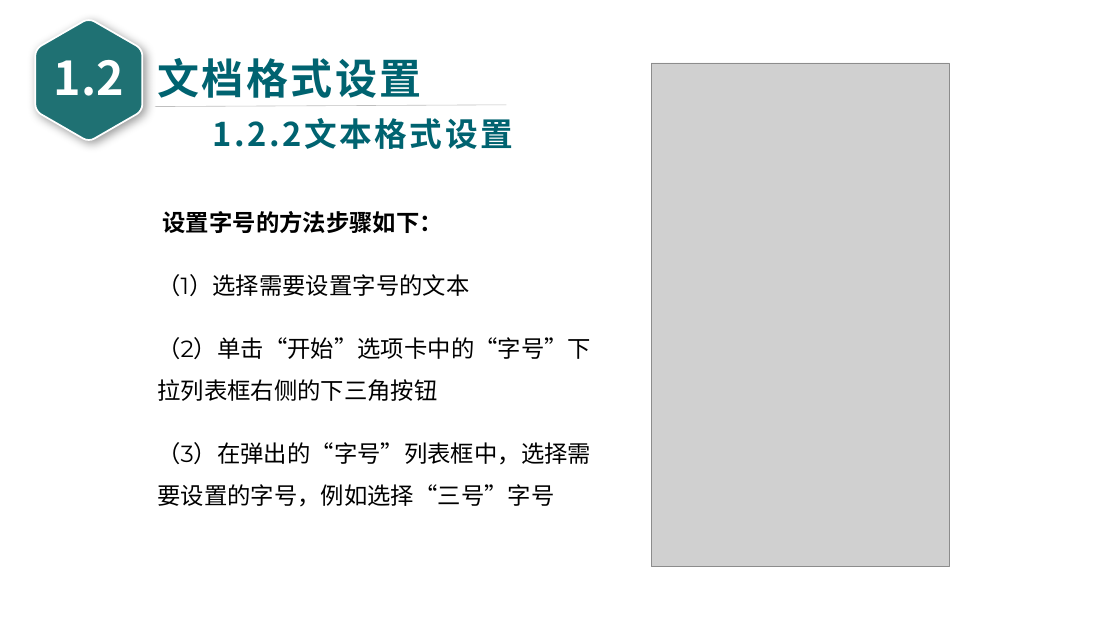
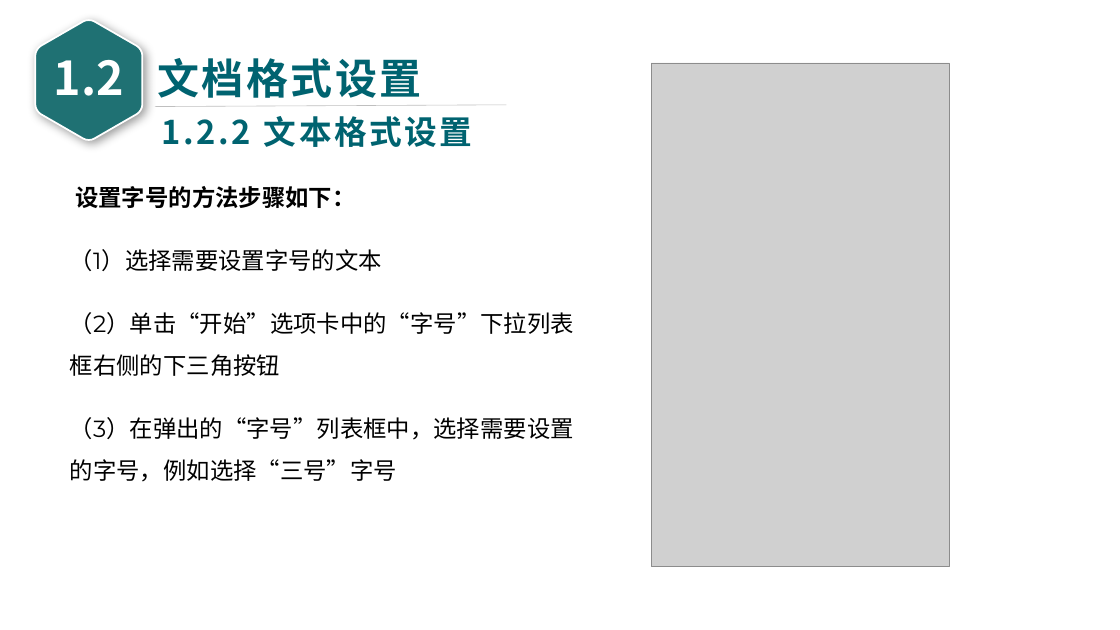
Before and after one commit to glplaman/glplaman.github.io, a slide deck: slide 34 of office/file/wps PPT/第1章 WPS文字文档编辑 - glpla.pptx. Drawn at 1120x630 pixels with LibreOffice and Linux fonts; fonts in the diff are those of the drawing; grey boxes stand for pictures. Boxes give left, top, right and bottom in pixels: in the first picture for what was removed or moved away, otherwise in the second. Text is boxed around its words. In the diff, an @@ line names an element or a change of style, - is before the commit and + after.

```diff
--- a/office/file/wps PPT/第1章 WPS文字文档编辑 - glpla.pptx
+++ b/office/file/wps PPT/第1章 WPS文字文档编辑 - glpla.pptx
@@ text added at bbox=[162, 116, 473, 147], 28 pt, text #006370, bold @@
+1.2.2 文本格式设置
@@ text removed at bbox=[212, 118, 513, 149] @@
-1.2.2文本格式设置
@@ text "设置字号的方法步骤如下：" rewrapped from bbox=[157, 211, 591, 507] to bbox=[70, 186, 574, 482] @@
```
Also in this commit, not shown: 91 other slides changed, 9 other files.
